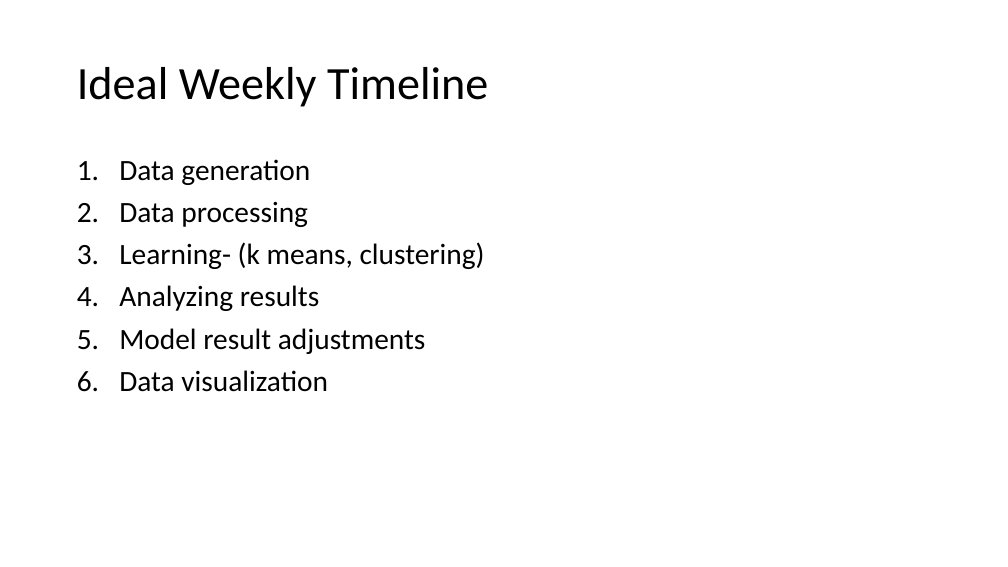
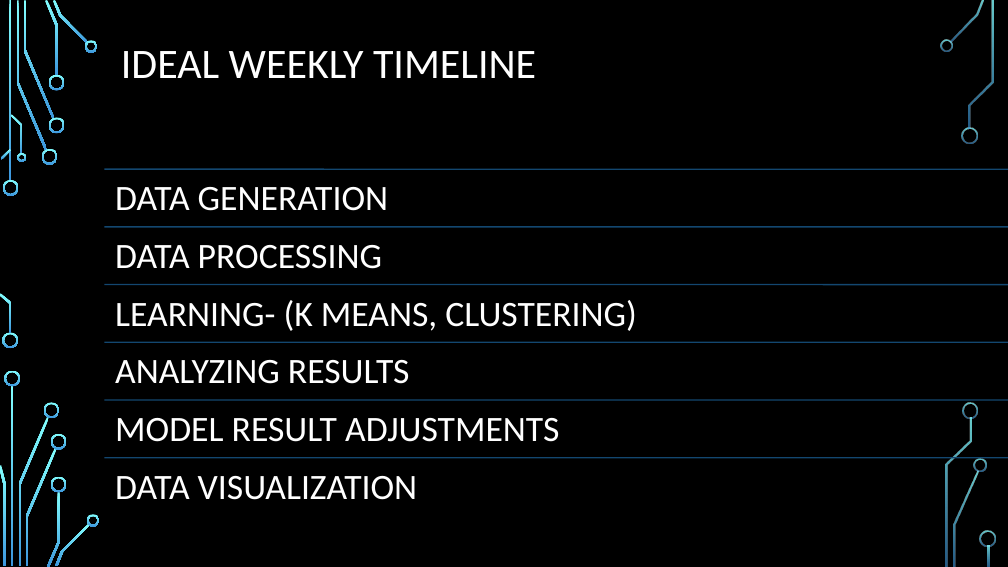
Before and after one commit to apmire3/CMPS451, a slide deck: slide 4 of Project Proposal.pptx. Drawn at 1008x567 pixels with LibreOffice and Linux fonts; fonts in the diff are those of the drawing; background and template pictures are left out. Boxes give left, top, right and bottom in pixels: in the first picture for what was removed or moved away, otherwise in the second. Text is boxed around its words. In the diff, an @@ line names an element or a change of style, - is before the commit and + after.

```diff
--- a/Project Proposal.pptx
+++ b/Project Proposal.pptx
@@ background #FFFFFF to picture (left out) @@
@@ title at box(121, 51, 536, 78): text changed; size 44 to 40 pt; text colour #000000 to #FFFFFF @@
-Ideal Weekly Timeline
+IDEAL WEEKLY TIMELINE
@@ text removed at box(119, 159, 485, 392) @@
-1. Data generation
-2. Data processing
-3. Learning- (k means, clustering)
-4. Analyzing results
-5. Model result adjustments
-6. Data visualization
@@ group added at box(104, 169, 1008, 500): 6 lines, 6 texts @@
+DATA GENERATION
+DATA PROCESSING
+LEARNING- (K MEANS, CLUSTERING)
+ANALYZING RESULTS
+MODEL RESULT ADJUSTMENTS
+DATA VISUALIZATION
@@ group added at box(0, 0, 996, 567): 33 freeform shapes, 3 rectangles @@
```
Also in this commit, not shown: 2 other slides changed, 1 slide added, 1 slide removed.
